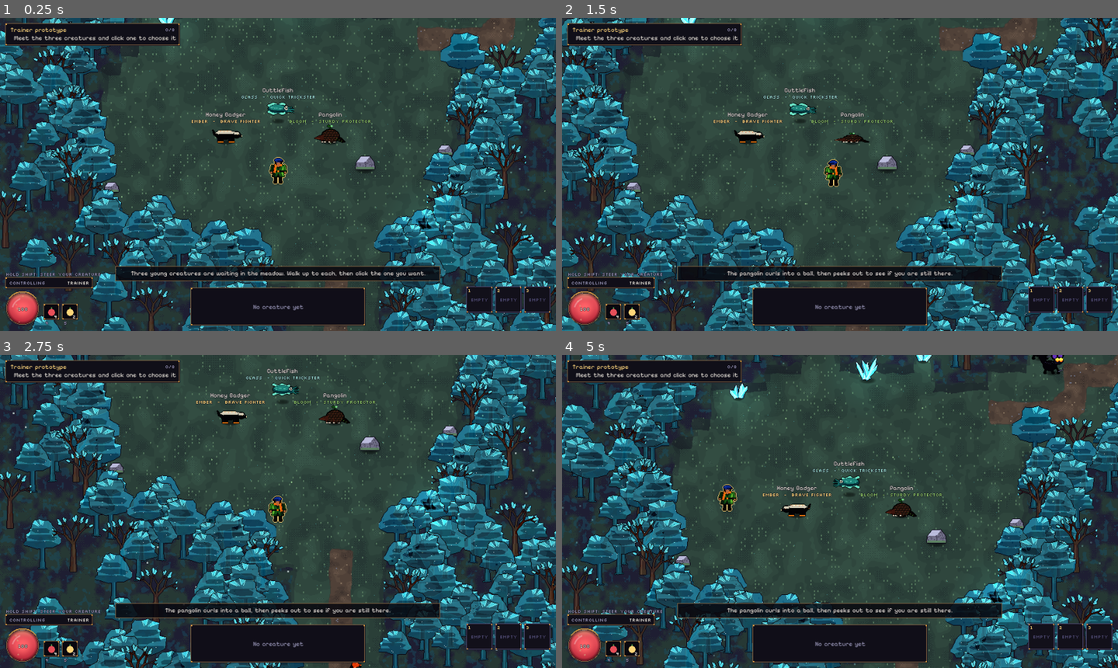
Above: before the commit, frames 1-4 (two rows, left to right).
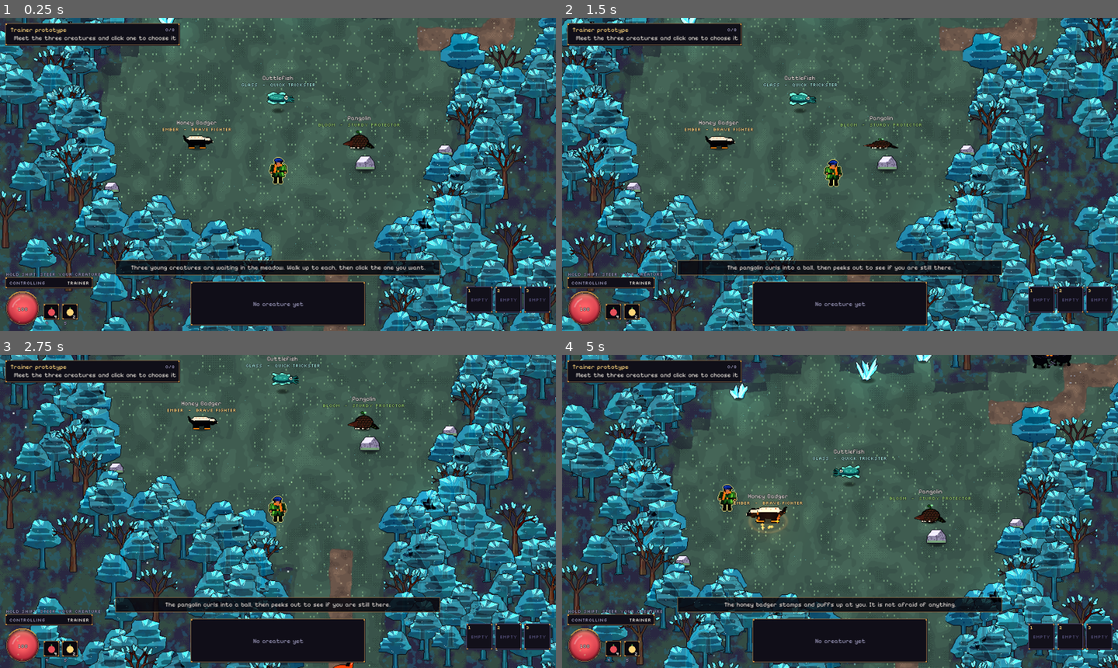
Above: after the commit, the same moments.

Repository: qmkDuran/my-own-art
Game: Godot game, scene res://scenes/tamer.tscn
Same seed, same stepped clock (60 frames per second), same inputs: the game is played once before the commit and once after it.
Inputs (mouse positions are in pixels of both pictures, inside the frame that each line leads up to):
- Up to frame 1 (0.25 s): no input
- Up to frame 2 (1.5 s): tap Enter at 0.5 s; move the mouse to (962, 158) at 0.52 s; hold Right (ui_right) 0.53-1.25 s; hold C (camp) 0.53-1.25 s; tap 5 (item_salts) at 0.77 s; click (962, 158) at 0.8 s; drag from (728, 190) to (812, 237) at 1.27 s
- Up to frame 3 (2.75 s): move the mouse to (333, 442) at 2.02 s; hold Right (ui_right) from 2.03 s (still down); hold Shift (control) from 2.03 s (still down); tap C (camp) at 2.3 s
- Up to frame 4 (5 s): release Right (ui_right) at 2.75 s; release Shift (control) at 2.75 s; drag from (812, 574) to (673, 464) at 2.77 s; move the mouse to (1006, 558) at 3.52 s; hold Left (ui_left) 3.53-4.25 s; hold C (camp) 3.53-4.25 s; tap 5 (item_salts) at 3.77 s; tap Shift (control) at 3.8 s; tap M (map) at 4.15 s; drag from (673, 464) to (756, 433) at 4.27 s

The runs differ from the first frame. In frame 1, 22% of the frame differs, in the area x 0-100%, y 0-100%; in frame 2, 23%; in frame 3, 22%; in frame 4, 23%.

Commit message:
Tamer prototype: review stills harness (tools/tamer_shots.sh), HUD and camp fixes, daylit flash gain, dazed stars, shiny sparkle, wild damage tuned by a pack-fight check; tamer smoke in run_all
Co-Authored-By: Claude Opus 5.5 <noreply@anthropic.com>
Claude-Session: https://claude.ai/code/session_01YABBJVPWvaqtn34m5VQVCp

Diff:
--- a/game/data/biomes/tamer_glade.json
+++ b/game/data/biomes/tamer_glade.json
@@ -260,13 +260,13 @@
  },
  "ambient": {
   "darkness": [
-   0.95,
-   1.02,
-   1.05
+   1.1,
+   1.16,
+   1.18
   ],
   "motes": 50,
-  "scenery_gain": 1.55,
-  "prop_gain": 1.35
+  "scenery_gain": 1.8,
+  "prop_gain": 1.45
  },
  "wake_range": 240.0
 }
--- a/game/data/tamer/tamer.json
+++ b/game/data/tamer/tamer.json
@@ -13,8 +13,8 @@
   "outline": "gold", "leash": 420},
  "partner": {"follow": 44, "follow_side": 26, "catch_up": 1.35, "assist_range": 260, "guard_range": 150, "leash": 340,
   "basic_range_slack": 0.85, "teleport_after": 700, "swap_entry": "entry"},
- "wild": {"wake_range": 210, "chase_leash": 520, "wander": 60, "think": 0.25, "basic_range_slack": 0.85, "move_chance": 0.35,
-  "life_mult": 0.75, "power_mult": 0.55, "level_life": 0.12, "level_power": 0.08, "trainer_aggro": 0.35, "regen": 6.0},
+ "wild": {"wake_range": 210, "chase_leash": 520, "wander": 60, "think": 0.25, "basic_range_slack": 0.85, "move_chance": 0.25,
+  "life_mult": 0.75, "power_mult": 0.35, "level_life": 0.12, "level_power": 0.08, "trainer_aggro": 0.35, "regen": 6.0},
  "level": {"life": 0.08, "power": 0.06},
  "entry": {"damage": 12, "radius": 70, "stun": 0.4},
  "befriend": {"hold": 1.0, "range": 76, "join_text": "%s joined your team!", "full_text": "Your team is full (3)."},
@@ -37,7 +37,7 @@
    {"from": 0.35, "kinds": {"maned_wolf": 0.35, "aye_aye": 0.3, "tas_devil": 0.35}, "level": 2},
    {"from": 0.65, "kinds": {"maned_wolf": 0.3, "aye_aye": 0.3, "tas_devil": 0.4}, "level": 4}],
   "guarantee_shiny": "maned_wolf"},
- "meet": {"spots": [[-90, -10], [0, -46], [90, -10]], "react_range": 90, "caption": "Three young creatures are waiting in the meadow. Walk up to each, then click the one you want."},
+ "meet": {"spots": [[-140, 0], [0, -64], [140, 0]], "react_range": 90, "caption": "Three young creatures are waiting in the meadow. Walk up to each, then click the one you want."},
  "guide": [
   {"id": "pick", "text": "Meet the three creatures and click one to choose it"},
   {"id": "fight", "text": "Click a wild creature: your partner fights it. Use Q W E R at the cursor"},
--- a/game/scripts/core/fx.gd
+++ b/game/scripts/core/fx.gd
@@ -12,6 +12,7 @@
 const RING_SQUASH: float = 0.6      ## shockwaves lie on the ground, seen at an angle
 
 static var layer: Node2D            ## the effects layer of the scene being played (Game or the tamer prototype)
+static var flash_gain: float = 1.0  ## scales flash lights: a daylit scene (the tamer meadow) needs far less than the Dusk
 static var screen: Node             ## the UI root full-screen flashes go into (set by the same scene)
 static var _glow_mat: CanvasItemMaterial
 static var _add_mat: CanvasItemMaterial
@@ -88,7 +89,7 @@
 	l.texture = LightTex.soft(256)
 	l.texture_scale = radius / 128.0
 	l.color = col
-	l.energy = energy
+	l.energy = energy * flash_gain
 	l.position = at
 	l.range_item_cull_mask = GROUND_LIGHT_MASK          # flashes light the ground and props, never bodies (no washout)
 	parent.add_child(l)
--- a/game/scripts/game.gd
+++ b/game/scripts/game.gd
@@ -103,6 +103,7 @@
 	fx_layer.z_index = Fx.FX_Z
 	add_child(fx_layer)
 	Fx.layer = fx_layer
+	Fx.flash_gain = 1.0
 	dark = CanvasModulate.new()
 	darkness = Atmosphere.ambient(GameData.biome)
 	dark.color = darkness
--- a/game/scripts/tamer/brains/partner_brain.gd
+++ b/game/scripts/tamer/brains/partner_brain.gd
@@ -38,7 +38,7 @@
 		if cr != null and cr.dazed:
 			continue
 		var d_tr: float = f.global_position.distance_to(tr.global_position)
-		var engaged: bool = cr != null and (cr.brain as WildBrain).after_team()
+		var engaged: bool = cr != null and cr.brain is WildBrain and (cr.brain as WildBrain).after_team()
 		if d_tr < float(P["guard_range"]) or (engaged and d_tr < float(P["assist_range"])):
 			if d_tr < best_d:
 				best_d = d_tr
--- a/game/scripts/tamer/camp.gd
+++ b/game/scripts/tamer/camp.gd
@@ -34,8 +34,8 @@
 	cols[cols.size() - 1].a = 0.0
 	var p := CPUParticles2D.new()
 	p.texture = PropSprite.tex(Fx.SPARK)
-	p.amount = 26
-	p.lifetime = 0.8
+	p.amount = 40
+	p.lifetime = 0.9
 	p.position = Vector2(0, -6)
 	p.emission_shape = CPUParticles2D.EMISSION_SHAPE_SPHERE
 	p.emission_sphere_radius = 5.0
@@ -44,8 +44,8 @@
 	p.gravity = Vector2(0, -30)
 	p.initial_velocity_min = 14.0
 	p.initial_velocity_max = 34.0
-	p.scale_amount_min = 1.5
-	p.scale_amount_max = 3.0
+	p.scale_amount_min = 2.5
+	p.scale_amount_max = 4.5
 	p.color_ramp = Fx.ramp(cols)
 	p.material = Fx.glow_material()
 	p.z_index = Fx.FX_Z
@@ -78,7 +78,7 @@
 func _safe() -> bool:
 	for n: Node in get_tree().get_nodes_in_group(Combatant.SIDE_WILD):
 		var c := n as Creature
-		if (c.brain as WildBrain).awake and c.global_position.distance_to(global_position) < SAFE_RADIUS:
+		if c.brain is WildBrain and (c.brain as WildBrain).awake and c.global_position.distance_to(global_position) < SAFE_RADIUS:
 			return false
 	return true
 
@@ -104,8 +104,8 @@
 	var out: Array[Vector2] = []
 	var r: float = float(TamerData.rule("camp.sit_radius"))
 	for k: int in n:
-		var a: float = PI * 0.15 + PI * 0.7 * (float(k) / maxf(n - 1, 1)) if n > 1 else PI * 0.5
-		out.append(global_position + Vector2(cos(a) * r * 1.3, sin(a) * r * 0.8 + 6.0))
+		var a: float = PI + PI * (float(k) / (n - 1)) if n > 1 else -PI * 0.5     # left, behind, right: you sit at the front
+		out.append(global_position + Vector2(cos(a) * r * 1.4, sin(a) * r * 1.25 + 4.0))
 	return out
 
 
--- a/game/scripts/tamer/creature_combat.gd
+++ b/game/scripts/tamer/creature_combat.gd
@@ -52,6 +52,6 @@
 		return
 	_last_word[id] = now
 	if matchup == TamerData.SUPER:
-		TamerFx.word(target.global_position, "Super effective!", Pal.c("gold"), UiDraw.TITLE)
+		TamerFx.word(target.global_position, "Super effective!", Pal.c("gold"))
 	else:
 		TamerFx.word(target.global_position, "Resisted", Pal.c("pale"))
--- a/game/scripts/tamer/creature_sprite.gd
+++ b/game/scripts/tamer/creature_sprite.gd
@@ -13,9 +13,9 @@
 const MOVING: float = 12.0              ## px/s: faster than this plays the gait
 const BOB_SQUASH: float = 0.06
 const RING_PULSE: float = 5.0
-const SPARKLE_EVERY: float = 0.7
+const SPARKLE_EVERY: float = 0.35
 const STAR_COUNT: int = 3
-const STAR_ORBIT := Vector2(11.0, 4.0)
+const STAR_ORBIT := Vector2(13.0, 4.0)
 
 var sprite: Sprite2D
 var ring: Sprite2D                      ## under the one you steer
@@ -52,7 +52,7 @@
 	sprite.material = mat
 	add_child(sprite)
 	PropSprite.add_glow(sprite, "res://art/creatures/%s%s_glow.png" % [rec.species_id, "_shiny" if rec.shiny else ""])
-	_height = frame.y * 0.55
+	_height = float(meta["anchor"][1]) - CreaturePortrait.crop(rec.species_id, rec.shiny).position.y
 	stars = Node2D.new()
 	stars.visible = false
 	stars.draw.connect(_draw_stars)
@@ -125,6 +125,11 @@
 		stars.queue_redraw()
 
 
+func _process(_delta: float) -> void:
+	if stars.visible:
+		stars.queue_redraw()
+
+
 ## A shiny glints now and then with little stars of light.
 func _sparkle(delta: float) -> void:
 	if not _shiny:
@@ -133,17 +138,19 @@
 	if _sparkle_t <= 0.0:
 		_sparkle_t = SPARKLE_EVERY * randf_range(0.6, 1.4)
 		var at: Vector2 = Vector2(randf_range(-14.0, 14.0), -randf_range(4.0, _height + hover))
-		Fx.burst(self, at, 5, Vector2(10, 40), 0.5, [Pal.c("sun"), Pal.c("gold"), Pal.c("amber", 0.0)], Vector2.UP, 180.0, Vector2(1.0, 1.6))
+		Fx.burst(self, at, 7, Vector2(10, 40), 0.6, [Pal.c("sun"), Pal.c("gold"), Pal.c("amber", 0.0)], Vector2.UP, 180.0, Vector2(1.5, 2.5))
 
 
 func _draw_stars() -> void:
-	var top: float = -body_height() - 6.0
+	var top: float = -body_height() + 3.0                    # they circle the head
 	for k: int in STAR_COUNT:
 		var a: float = _t * 0.6 + TAU * k / STAR_COUNT
-		var p := Vector2(cos(a) * STAR_ORBIT.x, top + sin(a) * STAR_ORBIT.y)
-		stars.draw_rect(Rect2(p - Vector2(2, 0.5), Vector2(4, 1)), Pal.c("gold"))
-		stars.draw_rect(Rect2(p - Vector2(0.5, 2), Vector2(1, 4)), Pal.c("gold"))
-		stars.draw_rect(Rect2(p - Vector2(0.5, 0.5), Vector2(1, 1)), Pal.c("sun"))
+		var p := (Vector2(cos(a) * STAR_ORBIT.x, top + sin(a) * STAR_ORBIT.y)).round()
+		stars.draw_rect(Rect2(p - Vector2(3, 1), Vector2(7, 3)), Pal.c("void"))
+		stars.draw_rect(Rect2(p - Vector2(1, 3), Vector2(3, 7)), Pal.c("void"))
+		stars.draw_rect(Rect2(p - Vector2(2, 0), Vector2(5, 1)), Pal.c("gold"))
+		stars.draw_rect(Rect2(p - Vector2(0, 2), Vector2(1, 5)), Pal.c("gold"))
+		stars.draw_rect(Rect2(p, Vector2(1, 1)), Pal.c("sun"))
 
 
 ## Faints: flashes white and fades, rising a little (a knock-out is never gory).
--- a/game/scripts/tamer/tamer_fx.gd
+++ b/game/scripts/tamer/tamer_fx.gd
@@ -8,7 +8,7 @@
 const SLASH_WIDTH: float = 7.0
 const WORD_RISE: float = 26.0
 const WORD_TIME: float = 0.9
-const WORD_HEAD: float = 34.0
+const WORD_HEAD: float = 64.0
 const BLAST_TIME: float = 0.3
 const WARD_ALPHA: float = 0.5
 
--- a/game/scripts/tamer/tamer_game.gd
+++ b/game/scripts/tamer/tamer_game.gd
@@ -12,6 +12,7 @@
 const VIEW_RADIUS: float = 560.0
 const CAMP_STAND := Vector2(0, 40)
 const ROOF_ROOM: float = 60.0
+const FLASH_GAIN: float = 0.35          ## the meadow is daylit: hit lights only need to warm the ground
 
 var layout: ZoneLayout
 var nav: Nav
@@ -66,6 +67,7 @@
 	fx_layer.z_index = Fx.FX_Z
 	add_child(fx_layer)
 	Fx.layer = fx_layer
+	Fx.flash_gain = FLASH_GAIN
 	var ambient := CanvasModulate.new()
 	ambient.color = Atmosphere.ambient(GameData.biome)
 	add_child(ambient)
--- a/game/scripts/tamer/tamer_spawner.gd
+++ b/game/scripts/tamer/tamer_spawner.gd
@@ -120,7 +120,9 @@
 	brain.home = at
 	brain.pack = pack
 	c.brain = brain
-	c.struck.connect(func(cr: Creature, by: Combatant) -> void: (cr.brain as WildBrain).wake(by))
+	c.struck.connect(func(cr: Creature, by: Combatant) -> void:
+		if cr.brain is WildBrain:
+			(cr.brain as WildBrain).wake(by))
 	c.fainted.connect(_on_fainted)
 	g.world.add_child(c)
 	CreatureTag.attach(c)
--- a/game/scripts/tamer/ui/camp_panel.gd
+++ b/game/scripts/tamer/ui/camp_panel.gd
@@ -92,7 +92,7 @@
 	UiDraw.title_bar(self, r, "Camp")
 	for i: int in g.team.members.size():
 		_row(g.team.members[i], Vector2(PAD, HEAD + PAD + i * ROW))
-	UiDraw.text(self, Vector2(PAD, size.y - 10.0), "Wild kinds drop the materials: devils (Life), wolves (Power), aye-ayes (Speed).",
+	UiDraw.text(self, Vector2(PAD, size.y - 10.0), "Devils drop Life, wolves Power, aye-ayes Speed.",
 		UiDraw.DIM, UiDraw.SMALL)
 
 
--- a/game/scripts/tamer/ui/creature_card.gd
+++ b/game/scripts/tamer/ui/creature_card.gd
@@ -10,7 +10,7 @@
 const BAR_H: float = 6.0
 const BOND_H: float = 3.0
 const GAP: float = 6.0
-const SIZE := Vector2(300, 64)
+const SIZE := Vector2(300, 74)
 
 var g: TamerGame
 
--- a/game/scripts/tamer/ui/creature_portrait.gd
+++ b/game/scripts/tamer/ui/creature_portrait.gd
@@ -13,16 +13,20 @@
 	UiDraw.box(ci, r, Color(TamerData.color(el, "dark"), 0.55), TamerData.color(el, "core"))
 	var path: String = "res://art/creatures/%s%s.png" % [rec.species_id, "_shiny" if rec.shiny else ""]
 	var tex: Texture2D = PropSprite.tex(path)
-	var src: Rect2 = _crop(path, tex, rec.species_id)
+	var src: Rect2 = crop(rec.species_id, rec.shiny)
 	var room: Vector2 = r.size - Vector2.ONE * PAD * 2.0
-	var k: float = maxf(1.0, floorf(minf(room.x / src.size.x, room.y / src.size.y)))
+	var fit: float = minf(room.x / src.size.x, room.y / src.size.y)
+	var k: float = floorf(fit) if fit >= 1.0 else fit        # whole-pixel steps when it fits, else shrink to fit
 	var size: Vector2 = src.size * k
 	var at: Vector2 = (r.get_center() - size * 0.5).round()
 	var tint: Color = Color(0.45, 0.45, 0.5) if rec.knocked_out() else Color.WHITE
 	ci.draw_texture_rect_region(tex, Rect2(at, size), src, tint)
 
 
-static func _crop(path: String, tex: Texture2D, species_id: String) -> Rect2:
+## Where the body is inside the first idle frame (also used to place tags above it).
+static func crop(species_id: String, shiny: bool) -> Rect2:
+	var path: String = "res://art/creatures/%s%s.png" % [species_id, "_shiny" if shiny else ""]
+	var tex: Texture2D = PropSprite.tex(path)
 	if not _crops.has(path):
 		var meta: Dictionary = TamerData.sprites["creatures"][species_id]
 		var frame := Rect2i(0, 0, int(meta["frame"][0]), int(meta["frame"][1]))
--- a/game/scripts/tamer/ui/tamer_hud.gd
+++ b/game/scripts/tamer/ui/tamer_hud.gd
@@ -12,6 +12,7 @@
 const TRACKER_W: float = 300.0
 const NOTICE_TIME: float = 4.0
 const NOTICE_MAX: int = 3
+const NOTICE_AT: float = 0.24           ## share of the screen height where notices start (clear of the tracker)
 const CAPTION_TIME: float = 6.0
 const LINE: float = 13.0
 const BADGE := Vector2(150, 18)
@@ -80,9 +81,9 @@
 	_badge(Vector2(MARGIN, vp.y - MARGIN - ORB - BADGE.y - 6.0))
 	for i: int in _notices.size():
 		var a: float = clampf(float(_notices[i][1]), 0.0, 1.0)
-		UiDraw.text(_canvas, Vector2(0, MARGIN + 40.0 + i * LINE), String(_notices[i][0]), Color(UiDraw.TEXT, a), UiDraw.BODY,
+		UiDraw.text(_canvas, Vector2(0, vp.y * NOTICE_AT + i * LINE), String(_notices[i][0]), Color(UiDraw.TEXT, a), UiDraw.BODY,
 			HORIZONTAL_ALIGNMENT_CENTER, vp.x)
-	if _caption_t > 0.0:
+	if _caption_t > 0.0 and _caption != "":
 		_caption_box(vp)
 
 
--- /dev/null
+++ b/game/tests/tamer_shots.gd
@@ -0,0 +1,208 @@
+extends Node
+## --tamer-shots: review stills of the trainer prototype (needs a display; tools/tamer_shots.sh runs it under
+## xvfb). --only=NAME picks one scene: meeting, combat, hybrid, befriend, shiny, swap, camp, camp_panel, hud. Each is
+## staged in the real prototype (moved into place, then played for real) and saved as NAME_<w>x<h>.png in --out.
+
+const SHOTS: Array[String] = ["meeting", "combat", "hybrid", "befriend", "shiny", "swap", "camp", "camp_panel", "hud"]
+const HUD_CROP: float = 0.3             ## the bottom share of the screen kept for the HUD close-up
+
+var g: TamerGame
+var _out: String
+
+
+func _ready() -> void:
+	_out = TestRunner.out_dir()
+	DirAccess.make_dir_recursive_absolute(_out)
+	_run.call_deferred()
+
+
+func _wait(seconds: float) -> void:
+	await get_tree().create_timer(seconds, true, false, true).timeout
+
+
+func _only() -> String:
+	for a: String in OS.get_cmdline_user_args():
+		if a.begins_with("--only="):
+			return a.substr(7)
+	return ""
+
+
+func _run() -> void:
+	await _wait(1.0)
+	g = TamerGame.current
+	var names: Array[String] = SHOTS.duplicate()
+	if _only() != "":
+		names = [_only()]
+	for n: String in names:
+		await call("_shot_" + n)
+	get_tree().quit()
+
+
+func _save(name: String, crop_bottom: float = 0.0) -> void:
+	await RenderingServer.frame_post_draw
+	var img: Image = get_viewport().get_texture().get_image()
+	if crop_bottom > 0.0:
+		var h: int = int(img.get_height() * crop_bottom)
+		img = img.get_region(Rect2i(0, img.get_height() - h, img.get_width(), h))
+	var res: Vector2i = DisplayServer.window_get_size()
+	img.save_png("%s/%s_%dx%d.png" % [_out, name, res.x, res.y])
+	print("SHOT ", name)
+
+
+# ------------------------------------------------------------------ staging
+func _place(at: Vector2) -> void:
+	g.trainer.global_position = g.layout.free_spot_near(at, 8.0)
+	g.trainer.heading = Vector2.RIGHT
+	g.camera.reset_smoothing()
+
+
+func _clear_wild(r: float) -> void:
+	for n: Node in get_tree().get_nodes_in_group(Combatant.SIDE_WILD):
+		if (n as Node2D).global_position.distance_to(g.trainer.global_position) < r:
+			n.queue_free()
+
+
+func _team(starter: int, extra: Array[String]) -> void:
+	g.meeting.pick(g.meeting.waiting[starter])
+	for id: String in extra:
+		g.team.add(CreatureRecord.make(id, 3, false))
+	g.hud.caption("")
+	g.guide.done("pick")
+
+
+func _wild(kind: String, offset: Vector2, shiny: bool = false) -> Creature:
+	var at: Vector2 = g.layout.free_spot_near(g.trainer.global_position + offset, 14.0)
+	return g.spawner.spawn(kind, at, 2, -1, 1 if shiny else 0)
+
+
+## Stands still for the camera but keeps breathing and glinting (no brain).
+func _hold(c: Creature) -> void:
+	c.brain = null
+	c.facing = Vector2.LEFT
+
+
+# ------------------------------------------------------------------ the stills
+func _shot_meeting() -> void:
+	_place(g.layout.start + Vector2(0, 40))
+	await _wait(0.4)
+	g.meeting.react(g.meeting.waiting[0])
+	await _wait(0.12)
+	g.input.cursor_override = g.meeting.waiting[1].global_position + Vector2(0, -12)
+	await _wait(0.3)
+	await _save("meeting")
+
+
+func _shot_combat() -> void:
+	_team(0, [])
+	_place(g.layout.start + Vector2(40, 60))
+	_clear_wild(1400.0)
+	await _wait(1.0)
+	var foes: Array[Creature] = [_wild("tas_devil", Vector2(130, -10)), _wild("tas_devil", Vector2(160, 30))]
+	for f: Creature in foes:
+		_hold(f)
+	var p: Creature = g.field.partner
+	p.global_position = foes[0].global_position + Vector2(-34, 4)
+	await _wait(0.3)
+	p.cast("claw_rush", foes[0].global_position)
+	await _wait(0.07)
+	await _save("combat")
+
+
+func _shot_hybrid() -> void:
+	_team(1, [])
+	_place(g.layout.start + Vector2(-60, 70))
+	_clear_wild(1400.0)
+	await _wait(0.8)
+	g.control.take()
+	var foe: Creature = _wild("maned_wolf", Vector2(250, -30))
+	_hold(foe)
+	g.control.brain().goal = g.trainer.global_position + Vector2(170, -10)
+	await _wait(1.2)
+	g.input.cursor_override = foe.global_position + Vector2(0, -10)
+	g.field.partner.cast("shard_fan", foe.global_position)
+	await _wait(0.12)
+	await _save("hybrid")
+
+
+func _shot_befriend() -> void:
+	_team(2, [])
+	_place(g.layout.start + Vector2(30, 60))
+	_clear_wild(1400.0)
+	await _wait(0.8)
+	var wolf: Creature = _wild("maned_wolf", Vector2(54, -6))
+	wolf.receive_hit(wolf.rec.max_life() * 0.65, Vector2.RIGHT, 0.0, 0.0, null)
+	_hold(wolf)
+	await _wait(0.4)
+	g.befriend.set_meta("forced", true)
+	await _wait(0.6)
+	await _save("befriend")
+	g.befriend.set_meta("forced", false)
+
+
+func _shot_shiny() -> void:
+	_team(0, [])
+	_place(g.layout.start + Vector2(40, 60))
+	_clear_wild(1400.0)
+	await _wait(0.6)
+	g.field.partner.global_position = g.trainer.global_position + Vector2(-30, 10)
+	g.field.partner.brain = null
+	var shiny: Creature = _wild("maned_wolf", Vector2(120, 20), true)
+	var plain: Creature = _wild("maned_wolf", Vector2(230, 90))
+	_hold(plain)
+	_hold(shiny)
+	await _wait(0.6)
+	g.input.cursor_override = shiny.global_position + Vector2(0, -12)
+	await _wait(0.35)
+	await _save("shiny")
+
+
+func _shot_swap() -> void:
+	_team(0, ["aye_aye", "maned_wolf"])
+	_place(g.layout.start + Vector2(40, 60))
+	_clear_wild(1400.0)
+	await _wait(0.8)
+	for off: Vector2 in [Vector2(-60, -20), Vector2(-50, 40)]:
+		_hold(_wild("tas_devil", off))
+	g.field.swap(1)
+	await _wait(0.22)
+	await _save("swap")
+
+
+func _shot_camp() -> void:
+	_team(0, ["aye_aye", "pangolin"])
+	g.team.members[1].bond = 70.0
+	_place(g.camp_point() + Vector2(10, 52))
+	await _wait(2.5)
+	g.hud.camp_panel.close()
+	await _wait(0.3)
+	await _save("camp")
+
+
+func _shot_camp_both() -> void:
+	await _shot_camp()
+	await _shot_camp_panel()
+
+
+func _shot_camp_panel() -> void:
+	g.team.add_material("rot_fang", 3)
+	g.team.add_material("wind_tuft", 1)
+	g.team.add_material("night_whisker", 4)
+	g.hud.camp_panel.open()
+	await _wait(0.3)
+	await _save("camp_panel")
+
+
+func _shot_hud() -> void:
+	if g.team.members.is_empty():
+		_team(0, ["aye_aye", "maned_wolf"])
+	g.hud.camp_panel.close()
+	g.team.add_material("wind_tuft", 2)
+	_place(g.layout.start + Vector2(40, 60))
+	await _wait(0.8)
+	g.field.partner.rec.bond = 45.0
+	g.field.partner.cooldowns["ember_pounce"] = 2.4
+	g.field.partner.cooldowns["cinder_roar"] = 5.0
+	g.team.members[2].knock_out()
+	g.trainer.life = 72.0
+	await _wait(0.3)
+	await _save("hud", HUD_CROP)
--- a/game/tests/tamer_smoke.gd
+++ b/game/tests/tamer_smoke.gd
@@ -44,6 +44,7 @@
 	await _bond()
 	await _camp()
 	await _fall()
+	await _pack_fight()
 	print("TAMER %s (%d checks, %d failed)" % ["PASS" if _fails.is_empty() else "FAIL", _count, _fails.size()])
 	get_tree().quit(0 if _fails.is_empty() else 1)
 
@@ -210,3 +211,27 @@
 	expect(not g.trainer.alive(), "the trainer can fall")
 	await seconds(float(TamerData.rule("trainer.respawn_delay")) + 0.5)
 	expect(g.trainer.alive() and g.trainer.global_position.distance_to(g.camp_point()) < 140.0, "the trainer wakes at camp")
+
+
+## Feel check: a starter at its level beats a near pack of two on auto-attack alone in reasonable time, and it is a
+## real fight (it loses some life). Printed for tuning.
+func _pack_fight() -> void:
+	g.trainer.global_position = g.layout.free_spot_near(g.layout.start + Vector2(0, 40), 8.0)
+	g.team.rest()
+	g.field.swap(0)
+	await seconds(1.0)
+	_clear_wild(1400.0)
+	var pack: Array[Creature] = [_wild("maned_wolf", Vector2(150, 0)), _wild("aye_aye", Vector2(170, 40))]
+	for c: Creature in pack:
+		(c.brain as WildBrain).wake(g.trainer)
+	var p: Creature = g.field.partner
+	var t: float = 0.0
+	while t < 40.0 and pack.any(func(c: Creature) -> bool: return is_instance_valid(c) and c.alive()):
+		for c: Creature in pack:
+			if is_instance_valid(c) and c.dazed:
+				c.faint()
+		await frames(6)
+		t += 0.1
+	var lost: float = 1.0 - (p.rec.life_frac() if is_instance_valid(p) else 0.0)
+	print("TAMER pack fight: %.1f s, partner lost %d%% life, trainer life %d" % [t, roundi(lost * 100.0), g.trainer.life])
+	expect(t < 40.0, "the starter wins a near pack of two on its own (%.1f s)" % t)
Not shown, added: PLAY.md
Not shown, changed: tools/run_all.sh
Not shown, added: tools/tamer_shots.sh
